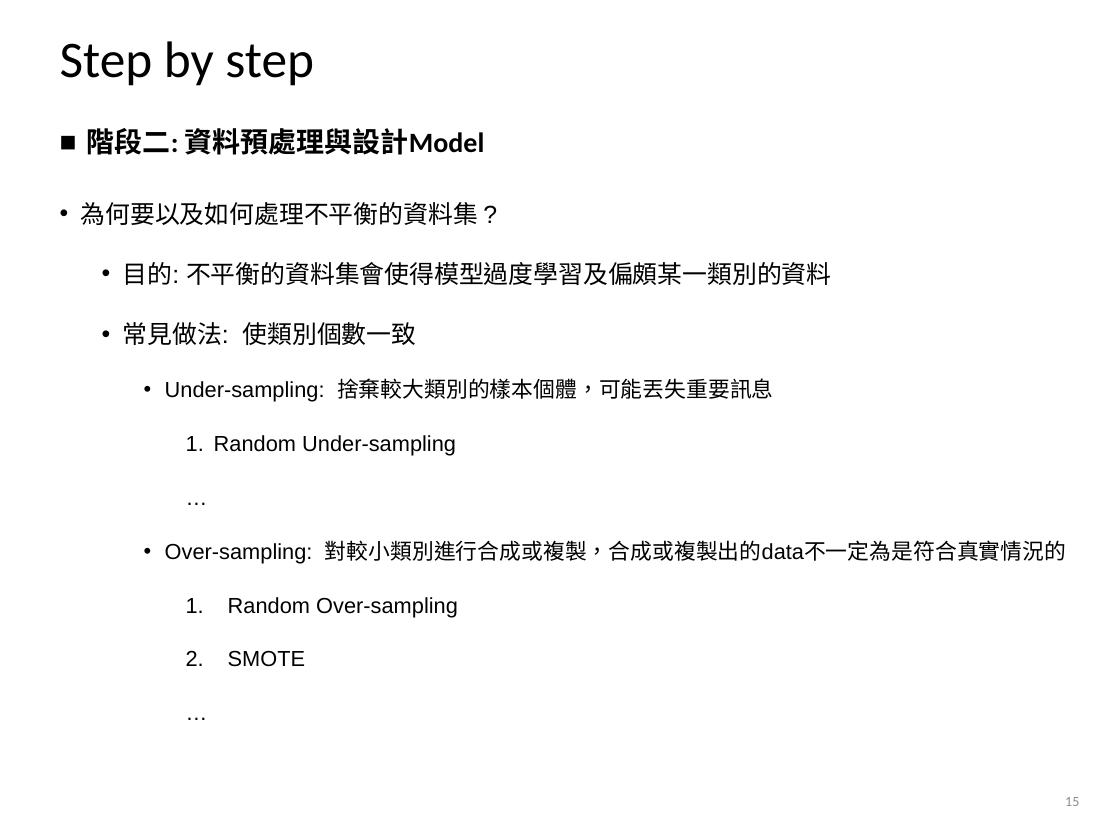
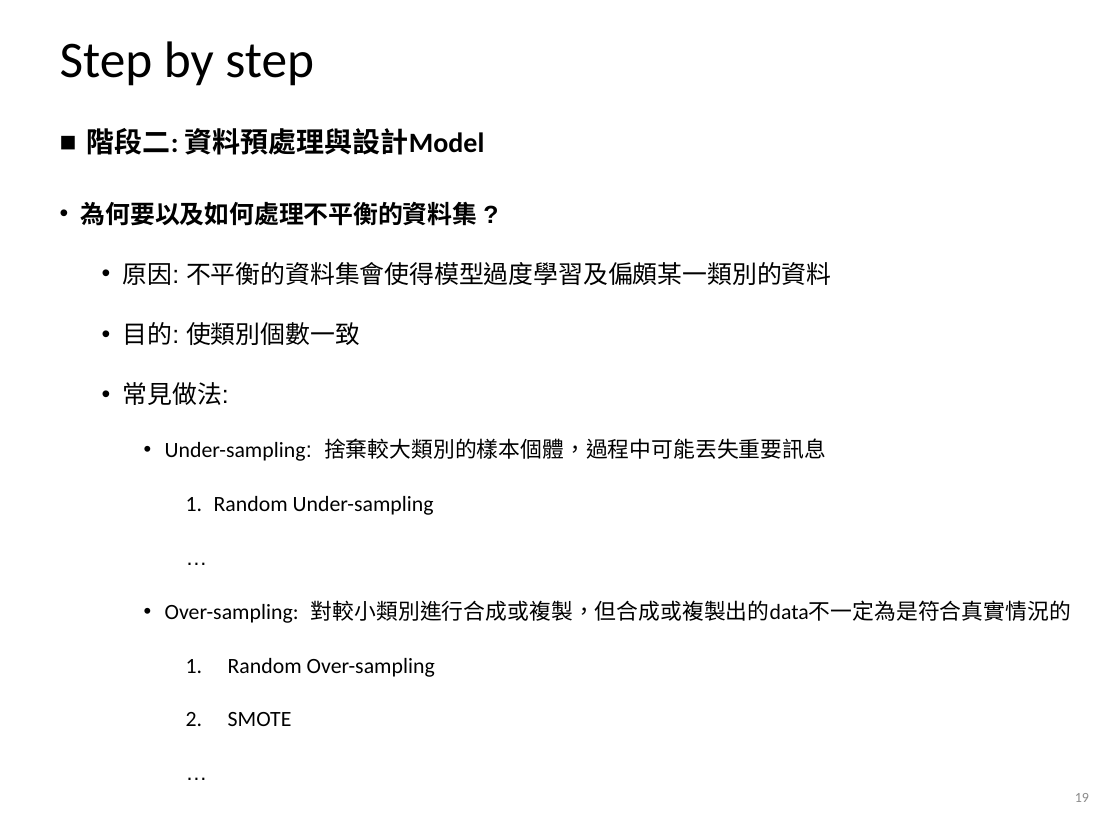
Before and after one commit to alvinyee860120/AIOps-anomaly-detection, a slide deck: slide 19 of AIOps結案報告.pptx (slide 15 before the commit). Drawn at 1120x840 pixels with LibreOffice and Linux fonts; fonts in the diff are those of the drawing; background and template pictures are left out. Boxes give left, top, right and bottom in pixels: in the first picture for what was removed or moved away, otherwise in the second. Text is boxed around its words. In the diff, an @@ line names an element or a change of style, - is before the commit and + after.

```diff
--- a/AIOps結案報告.pptx
+++ b/AIOps結案報告.pptx
@@ text at box(81, 202, 478, 726): bold on in "為何要以及如何處理不平衡的資料集 ?"; font Arial to Calibri in "Random Under-sampling", "Random Over-sampling", "SMOTE" @@
@@ text at box(123, 262, 831, 461): text changed @@
-  • 目的: 不平衡的資料集會使得模型過度學習及偏頗某一類別的資料
-  • 常見做法: 使類別個數一致
-    • Under-sampling: 捨棄較大類別的樣本個體，可能丟失重要訊息
+  • 原因: 不平衡的資料集會使得模型過度學習及偏頗某一類別的資料
+  • 目的: 使類別個數一致
+  • 常見做法:
+    • Under-sampling: 捨棄較大類別的樣本個體，過程中可能丟失重要訊息
@@ text at box(165, 600, 1071, 623): text changed @@
-    • Over-sampling: 對較小類別進行合成或複製，合成或複製出的data不一定為是符合真實情況的
+    • Over-sampling: 對較小類別進行合成或複製，但合成或複製出的data不一定為是符合真實情況的
@@ page number at box(1075, 793, 1089, 802): text changed @@
-15
+19
```
Also in this commit, not shown: 23 other slides changed, 8 slides added.
